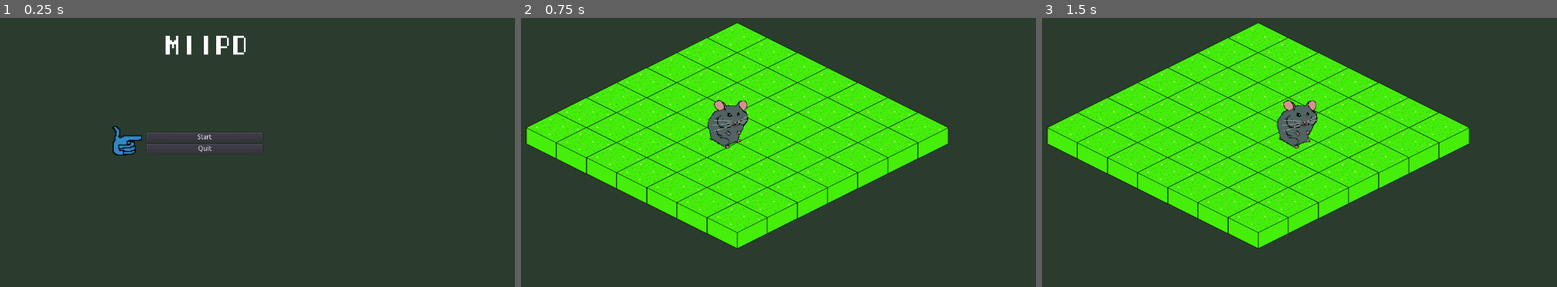
Above: before the commit, frames 1-3 (left to right).
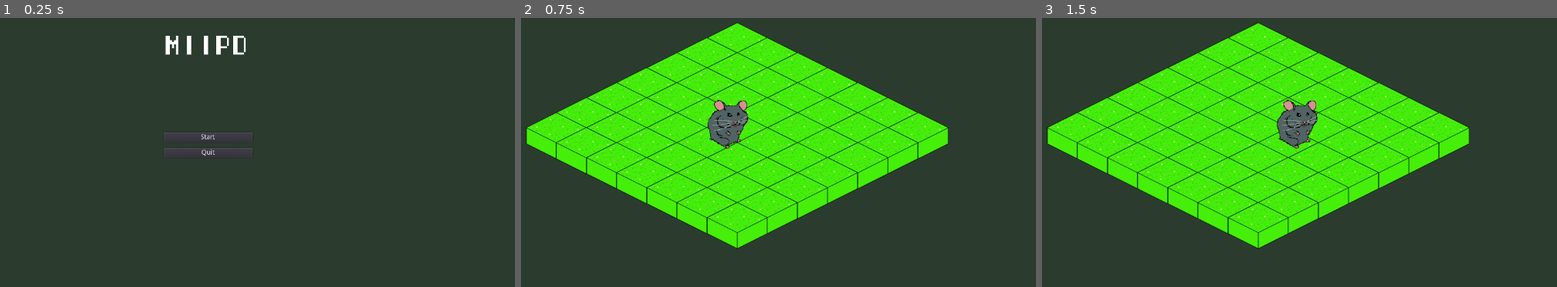
Above: after the commit, the same moments.

Repository: miishin/miipd
Game: Godot game, scene res://assets/scenes/main_menu.tscn
The game is run twice, just before and just after one commit, with the same random seed, the same clock (stepped at 60 frames per second) and the same inputs.
Inputs:
- Up to frame 1 (0.25 s): no input
- Up to frame 2 (0.75 s): click "Start" at 0.5 s
- Up to frame 3 (1.5 s): tap Enter at 1.25 s; hold Right (ui_right) from 1.28 s (still down)

The runs differ from the first frame. In frame 1, 0.7% of the frame differs, in the area x 21-51%, y 40-52%; in frame 2, nothing differs; in frame 3, nothing differs.

Commit message:
renamed stage1 to 7x7_board

Diff:
--- /dev/null
+++ b/assets/scenes/7x7_board.tscn
@@ -0,0 +1,8 @@
+[gd_scene load_steps=3 format=2]
+
+[ext_resource path="res://assets/scripts/7x7_board.gd" type="Script" id=1]
+[ext_resource path="res://assets/scenes/board.tscn" type="PackedScene" id=2]
+
+[node name="Node2D" instance=ExtResource( 2 )]
+position = Vector2( 640, 0 )
+script = ExtResource( 1 )
--- a/assets/scenes/main_menu.tscn
+++ b/assets/scenes/main_menu.tscn
@@ -3,7 +3,14 @@
 [ext_resource path="res://assets/themes/menu.theme" type="Theme" id=1]
 [ext_resource path="res://assets/themes/fonts/title_font.tres" type="DynamicFont" id=2]
 [ext_resource path="res://assets/scripts/main_menu.gd" type="Script" id=3]
-[ext_resource path="res://assets/scenes/cursor_menu.tscn" type="PackedScene" id=4]
+
+[sub_resource type="GDScript" id=1]
+script/source = "extends Button
+
+
+func _ready():
+	pass
+"
 
 [node name="MainMenu" type="Control"]
 script = ExtResource( 3 )
@@ -15,9 +22,6 @@
 margin_right = 1280.0
 margin_bottom = 720.0
 theme = ExtResource( 1 )
-__meta__ = {
-"_edit_use_anchors_": false
-}
 
 [node name="Title" type="Label" parent="Panel"]
 margin_left = 552.0
@@ -32,30 +36,25 @@
 "_edit_use_anchors_": false
 }
 
-[node name="Menu" parent="Panel" instance=ExtResource( 4 )]
-margin_left = 445.133
-margin_top = 390.0
-margin_right = -573.867
-margin_bottom = -248.0
-
-[node name="Start" type="Button" parent="Panel/Menu"]
-margin_left = 106.867
-margin_top = 9.5
-margin_right = 290.867
-margin_bottom = 29.5
+[node name="Start" type="Button" parent="Panel"]
+margin_left = 552.0
+margin_top = 400.0
+margin_right = 736.0
+margin_bottom = 420.0
 text = "Start"
 __meta__ = {
 "_edit_use_anchors_": false
 }
 
-[node name="Quit" type="Button" parent="Panel/Menu"]
-margin_left = 106.867
-margin_top = 41.4927
-margin_right = 290.867
-margin_bottom = 61.4927
+[node name="Quit" type="Button" parent="Panel"]
+margin_left = 552.0
+margin_top = 432.0
+margin_right = 736.0
+margin_bottom = 452.0
 text = "Quit"
+script = SubResource( 1 )
 __meta__ = {
 "_edit_use_anchors_": false
 }
-[connection signal="pressed" from="Panel/Menu/Start" to="." method="_on_start_pressed"]
-[connection signal="pressed" from="Panel/Menu/Quit" to="." method="_on_quit_pressed"]
+[connection signal="pressed" from="Panel/Start" to="." method="_on_start_pressed"]
+[connection signal="pressed" from="Panel/Quit" to="." method="_on_quit_pressed"]
--- a/assets/scenes/stage1.tscn
+++ /dev/null
@@ -1,8 +0,0 @@
-[gd_scene load_steps=3 format=2]
-
-[ext_resource path="res://assets/scenes/board.tscn" type="PackedScene" id=1]
-[ext_resource path="res://assets/scenes/stage1.gd" type="Script" id=2]
-
-[node name="Node2D" instance=ExtResource( 1 )]
-position = Vector2( 640, 0 )
-script = ExtResource( 2 )
Renamed: assets/scenes/stage1.gd -> assets/scripts/7x7_board.gd
